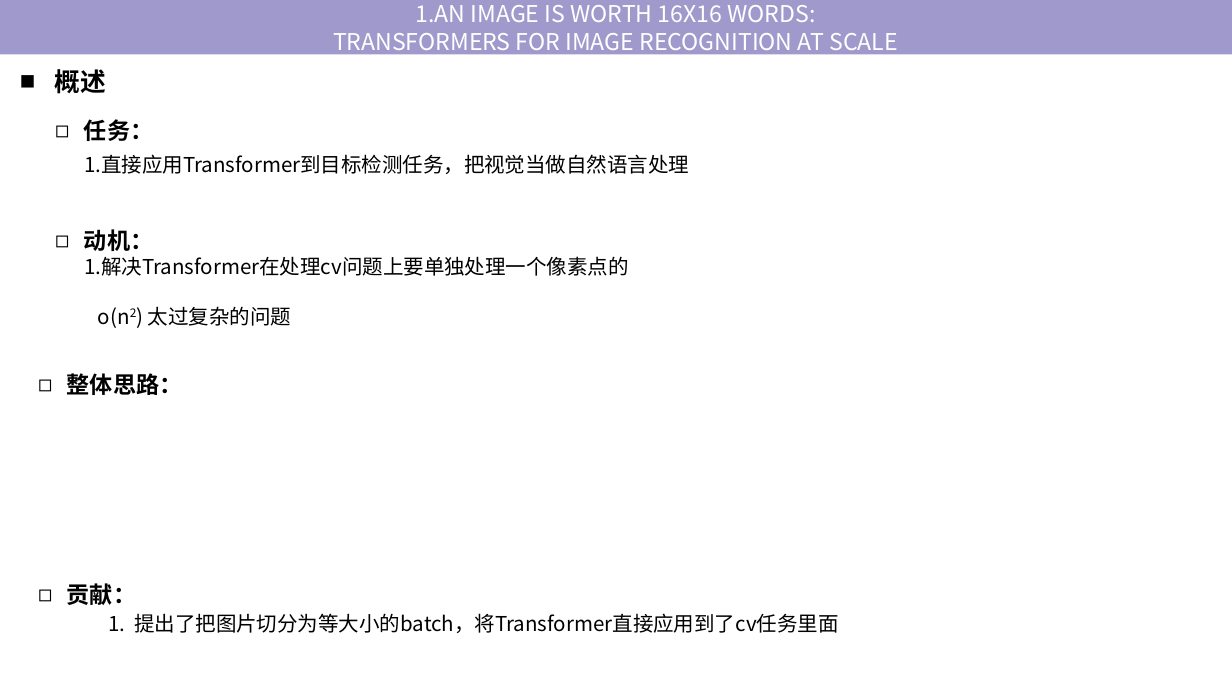
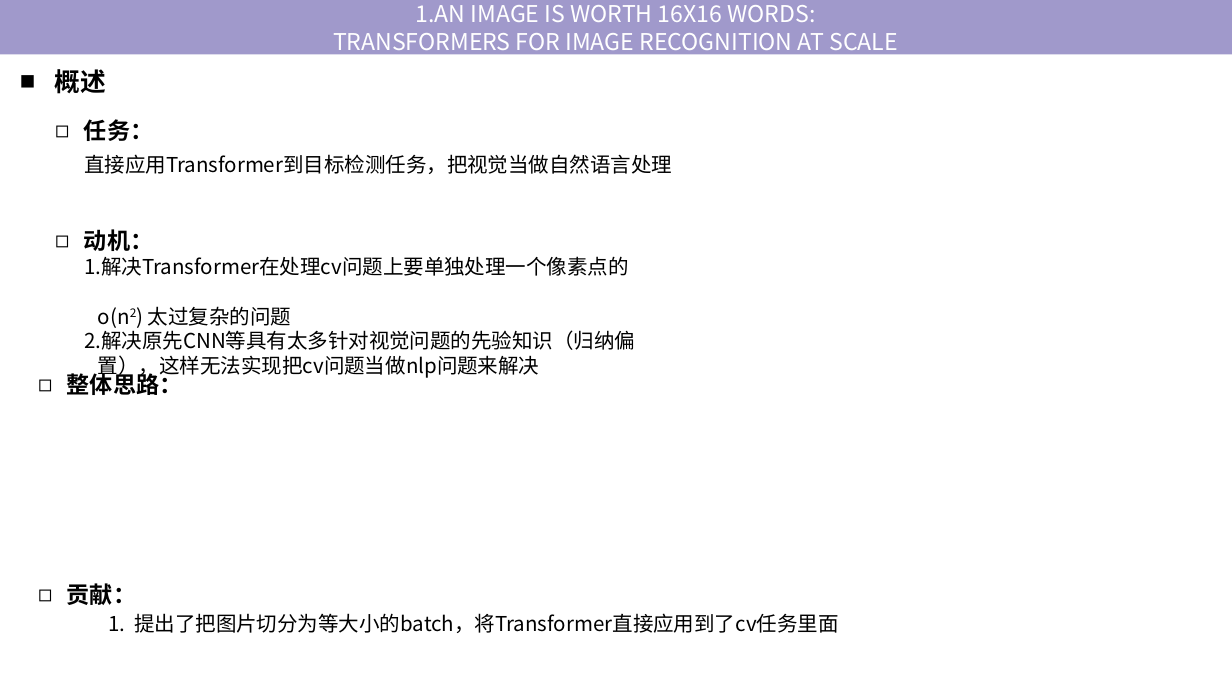
Before and after one commit to tj-messi/cv-computer-visual-tj, a slide deck: slide 4 of 0.组会记录/2024-10-9/report-2024-10-10.pptx. Drawn at 1232x693 pixels with LibreOffice and Linux fonts; fonts in the diff are those of the drawing. Boxes give left, top, right and bottom in pixels: in the first picture for what was removed or moved away, otherwise in the second. Text is boxed around its words. In the diff, an @@ line names an element or a change of style, - is before the commit and + after.

```diff
--- a/0.组会记录/2024-10-9/report-2024-10-10.pptx
+++ b/0.组会记录/2024-10-9/report-2024-10-10.pptx
@@ text at box(84, 154, 672, 174): text changed @@
-1.直接应用Transformer到目标检测任务，把视觉当做自然语言处理
+直接应用Transformer到目标检测任务，把视觉当做自然语言处理
@@ text at box(84, 330, 635, 379): paragraphs added @@
+2.解决原先CNN等具有太多针对视觉问题的先验知识（归纳偏
+置），这样无法实现把cv问题当做nlp问题来解决
```
Also in this commit, not shown: 2 slides added, 1 slide removed.
